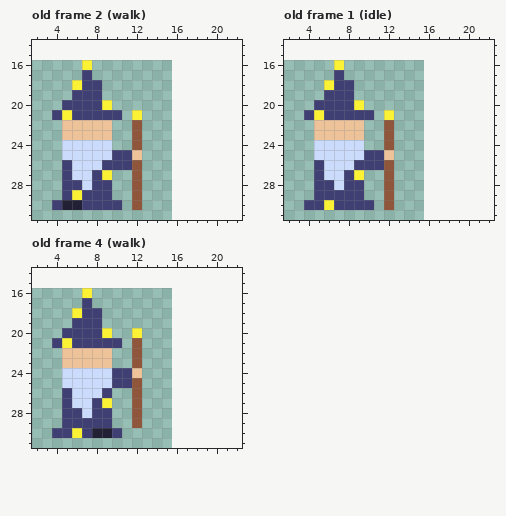
Edited in one commit: pixel-art file (source_data/aseprite/mage.aseprite). Above: the version before the commit.
16x16 pixels, 5 frames. Shown: old frame 2 (walk): x 2..22, y 14..31; old frame 1 (idle): x 2..22, y 14..31; old frame 4 (walk): x 2..22, y 14..31. The old version is drawn lined up with the new one, on the new canvas. The commit also changed other frames, which this record leaves out.
Now the later version:
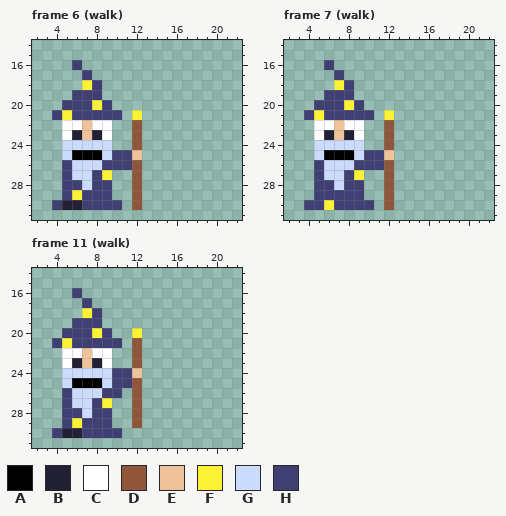
Palette (. is transparent): A #000000  B #222034  C #ffffff  D #8f563b  E #eec39a  F #fbf236  G #cbdbfc  H #3f3f74
A new or re-ordered frame is compared with the old frame closest to it.
Changes in this commit:
{"change": "canvas 16x16 -> 32x32, the old top-left corner now at 0,16"}
{"change": "frames 5 -> 25"}
{"where": "frame 6 (walk) is new; against old frame 2 (walk)"}
{"frame":6,"y":16,"x":6,"old":".F","new":"H."}
{"frame":6,"y":18,"x":6,"old":"FH","new":".F"}
{"frame":6,"y":20,"x":8,"old":"HF","new":"FH"}
{"frame":6,"y":22,"x":5,"old":"EE","new":"CC"}
{"frame":6,"y":22,"x":8,"old":"EE","new":"CC"}
{"frame":6,"y":23,"x":5,"old":"EE","new":"CB"}
{"frame":6,"y":23,"x":8,"old":"EE","new":"BC"}
{"frame":6,"y":25,"x":6,"old":"GGG","new":"AAA"}
{"where": "frame 7 (walk) is new; against old frame 1 (idle)"}
{"frame":7,"y":16,"x":6,"old":".F","new":"H."}
{"frame":7,"y":18,"x":6,"old":"FH","new":".F"}
{"frame":7,"y":20,"x":8,"old":"HF","new":"FH"}
{"frame":7,"y":22,"x":5,"old":"EE","new":"CC"}
{"frame":7,"y":22,"x":8,"old":"EE","new":"CC"}
{"frame":7,"y":23,"x":5,"old":"EE","new":"CB"}
{"frame":7,"y":23,"x":8,"old":"EE","new":"BC"}
{"frame":7,"y":25,"x":6,"old":"GGG","new":"AAA"}
{"where": "frame 11 (walk) is new; against old frame 4 (walk)"}
{"frame":11,"y":16,"x":6,"old":".F","new":"H."}
{"frame":11,"y":18,"x":6,"old":"FH","new":".F"}
{"frame":11,"y":20,"x":8,"old":"HF","new":"FH"}
{"frame":11,"y":22,"x":5,"old":"EE","new":"CC"}
{"frame":11,"y":22,"x":8,"old":"EE","new":"CC"}
{"frame":11,"y":23,"x":5,"old":"EE","new":"CB"}
{"frame":11,"y":23,"x":8,"old":"EE","new":"BC"}
{"frame":11,"y":25,"x":6,"old":"GGG","new":"AAA"}
{"frame":11,"y":26,"x":10,"old":".","new":"H"}
{"frame":11,"y":29,"x":6,"old":"H","new":"F"}
{"frame":11,"y":30,"x":5,"old":"HF","new":"BB"}
{"frame":11,"y":30,"x":8,"old":"BB","new":"HH"}
{"label":"changed","picture_box":[62,60,112,160]}
{"label":"changed","picture_box":[314,60,364,160]}
{"label":"changed","picture_box":[62,288,122,438]}
